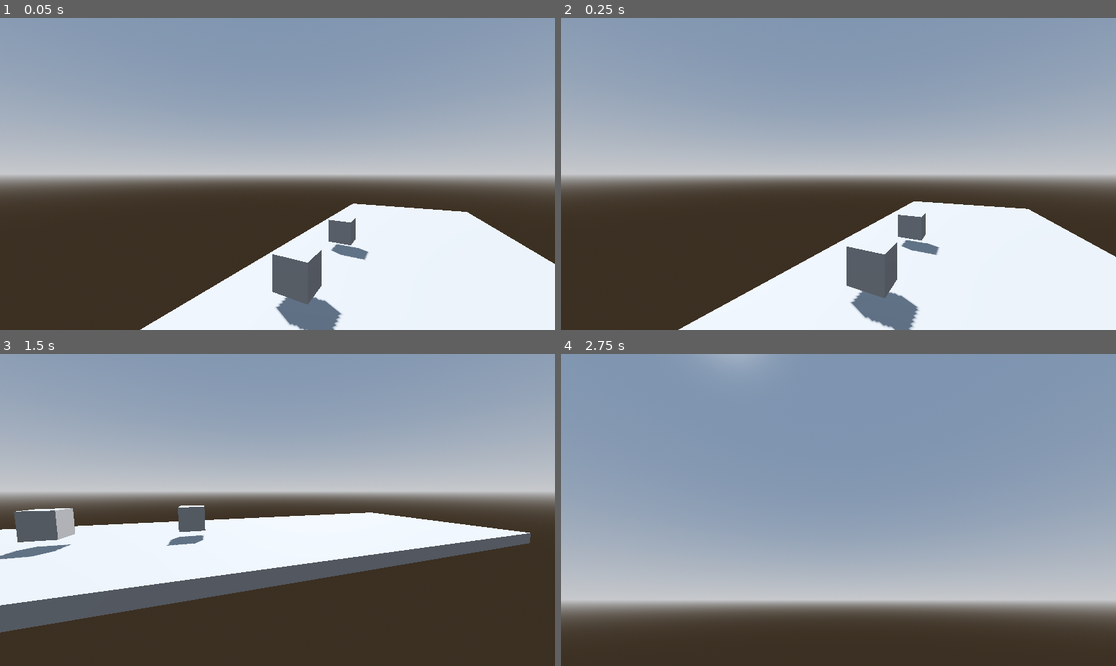
Above: before the commit, frames 1-4 (two rows, left to right).
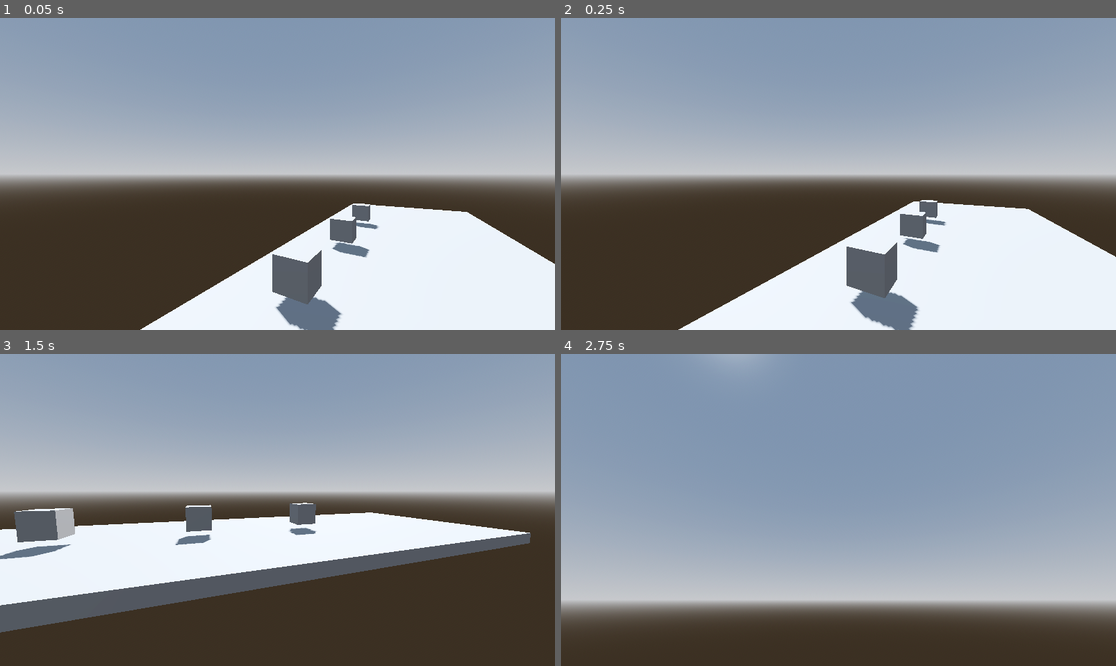
Above: after the commit, the same moments.

Repository: Sensei-whoop/Project-Daniel
Game: Godot game, scene res://Lvls/MovingPlatform.tscn
Two runs of this game, one before a commit and one after it. Both use one fixed random seed, a clock stepped at 60 frames per second and the inputs below. This scene is started directly instead of the project's main scene.
Inputs (mouse positions are in pixels of both pictures, inside the frame that each line leads up to):
- Up to frame 1 (0.05 s): no input
- Up to frame 2 (0.25 s): no input
- Up to frame 3 (1.5 s): tap Enter (ui_accept) at 0.5, 0.77 s; move the mouse to (399, 494) at 0.52 s; hold Right (ui_right) 0.53-1.28 s; move the mouse to (166, 525) at 1.27 s; hold Down (ui_down) from 1.28 s (still down)
- Up to frame 4 (2.75 s): tap Enter (ui_accept) at 1.52 s; move the mouse to (894, 441) at 2.02 s; release Down (ui_down) at 2.03 s; hold Right (ui_right) from 2.03 s (still down)

The runs differ from the first frame. In frame 1, 0.4% of the frame differs, in the area x 59-69%, y 59-78%; in frame 2, 0.4%; in frame 3, 0.7%, in the area x 29-58%, y 47-62%; in frame 4, nothing differs.

Commit message:
added images and  game over

Diff:
--- a/Lvls/MovingPlatform.tscn
+++ b/Lvls/MovingPlatform.tscn
@@ -50,7 +50,7 @@
 mesh = SubResource("BoxMesh_mdfwp")
 
 [node name="MovingPlatform2" type="CharacterBody3D" parent="."]
-transform = Transform3D(1, 0, 0, 0, 1, 0, 0, 0, 1, 9.72519, 0.615, -2.53287)
+transform = Transform3D(1, 0, 0, 0, 1, 0, 0, 0, 1, 10, 0.615, -2.533)
 script = ExtResource("2_d1jt5")
 
 [node name="CollisionShape3D" type="CollisionShape3D" parent="MovingPlatform2"]
@@ -58,3 +58,13 @@
 
 [node name="MeshInstance3D" type="MeshInstance3D" parent="MovingPlatform2"]
 mesh = SubResource("BoxMesh_mdfwp")
+
+[node name="MovingPlatform3" type="CharacterBody3D" parent="."]
+transform = Transform3D(1, 0, 0, 0, 1, 0, 0, 0, 1, 15, 0.615, -2.533)
+script = ExtResource("2_d1jt5")
+
+[node name="CollisionShape3D" type="CollisionShape3D" parent="MovingPlatform3"]
+shape = SubResource("BoxShape3D_vbi4t")
+
+[node name="MeshInstance3D" type="MeshInstance3D" parent="MovingPlatform3"]
+mesh = SubResource("BoxMesh_mdfwp")
--- a/project.godot
+++ b/project.godot
@@ -14,6 +14,10 @@
 run/main_scene="res://Lvls/test_lvl.tscn"
 config/features=PackedStringArray("4.3", "Forward Plus")
 config/icon="res://icon.svg"
+
+[filesystem]
+
+import/blender/enabled=false
 
 [input]
 
